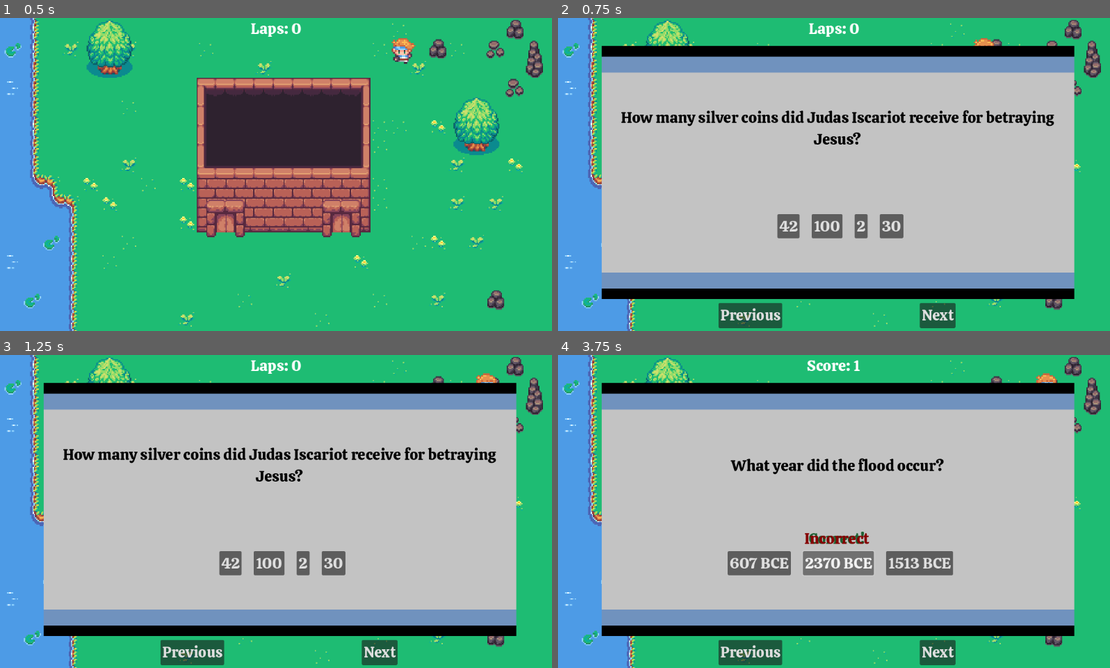
Above: before the commit, frames 1-4 (two rows, left to right).
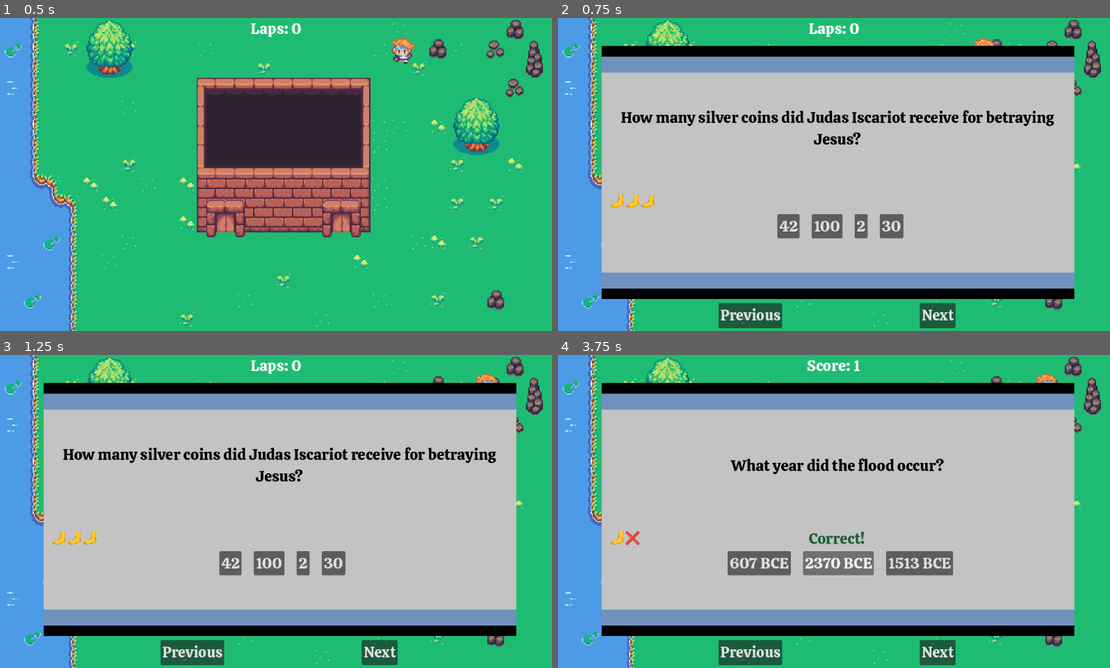
Above: after the commit, the same moments.

Repository: aalexander05/march-around-jericho
Game: Godot game, scene res://board.tscn
The game is run twice, just before and just after one commit, with the same random seed, the same clock (stepped at 60 frames per second) and the same inputs. The engine's default icon, where the game draws it, is replaced by a stand-in: a white triangle on a blue panel in a dark square.
Inputs:
- Up to frame 1 (0.5 s): no input
- Up to frame 2 (0.75 s): tap Enter at 0.5 s; hold Right (ui_right) from 0.53 s (still down); tap N at 0.6 s
- Up to frame 3 (1.25 s): keep holding Right (ui_right)
- Up to frame 4 (3.75 s): release Right (ui_right) at 1.25 s; click "Next" at 1.25 s; click "Next" at 2 s; click "607 BCE" at 2.75 s; click "2370 BCE" at 3.5 s

Frame 1 is identical in both runs. In frame 2, 0.2% of the frame differs, in the area x 9-18%, y 56-61%; in frame 3, 0.2%; in frame 4, 0.3%, in the area x 9-57%, y 56-61%.

Commit message:
improving answering

Diff:
--- a/GameManager.gd
+++ b/GameManager.gd
@@ -5,9 +5,14 @@
 signal correct_answer()
 signal incorrect_answer()
 signal clear_messages()
+signal set_possible_points(possible_points, original_max_possible_points)
 
+var current_question = {}
 var show_question = false
 var score = 0
+var steps_can_go_if_correct = 0 # set by each question's answer count
+var already_answered = false
+var submitted_answers = []
 
 
 # Called when the node enters the scene tree for the first time.
@@ -32,23 +37,52 @@
 
 
 func get_question():
+	already_answered = false
+	submitted_answers = []
 	clear_messages.emit()
-	var question = StaticData.getNextQuestion()
-	var new_text = question["Question"]
+	current_question = StaticData.getNextQuestion()
+
+	# set text
+	var new_text = current_question["Question"]
 	new_text += "\n"
-	new_text += question["Correct Answer"]
+	new_text += current_question["Correct Answer"]
 	new_text += "\n"
-	for a in question["Other Multiple Choice Answers"]:
+	for a in current_question["Other Multiple Choice Answers"]:
 		new_text += a
 		new_text += "\n"
+
+	# set potential points scoring
+	steps_can_go_if_correct	= len(current_question["Other Multiple Choice Answers"])
+	set_possible_points.emit(steps_can_go_if_correct, len(current_question["Other Multiple Choice Answers"]))
+
+	# emit signals
 	change_question_text.emit(new_text)
-	change_question.emit(question)
+	change_question.emit(current_question)
 
 func check_question(text):
+
+	if already_answered:
+		# don't award points or anything. just leave.
+		# (they already answered the question)
+		return
+
 	if text == StaticData.currentQuestion["Correct Answer"]:
-		score += 1
+		already_answered = true;
+		score += steps_can_go_if_correct
 		correct_answer.emit()
 		# get_question();
 		$"../HUD".set_score(score)
 	else:
+		for a in submitted_answers:
+			if a == text:
+				return
+
+		submitted_answers.push_back(text)
+
+
+
+		if steps_can_go_if_correct > 0:
+			steps_can_go_if_correct -= 1
+			set_possible_points.emit(steps_can_go_if_correct, len(current_question["Other Multiple Choice Answers"]))
+
 		incorrect_answer.emit()
--- /dev/null
+++ b/PossiblePoints.gd
@@ -0,0 +1,11 @@
+extends Label
+
+
+# Called when the node enters the scene tree for the first time.
+func _ready():
+	pass # Replace with function body.
+
+
+# Called every frame. 'delta' is the elapsed time since the previous frame.
+func _process(delta):
+	pass
--- a/board.tscn
+++ b/board.tscn
@@ -551,3 +551,4 @@
 [connection signal="clear_messages" from="GameManager" to="CanvasLayer" method="_on_game_manager_clear_messages"]
 [connection signal="correct_answer" from="GameManager" to="CanvasLayer" method="_on_game_manager_correct_answer"]
 [connection signal="incorrect_answer" from="GameManager" to="CanvasLayer" method="_on_game_manager_incorrect_answer"]
+[connection signal="set_possible_points" from="GameManager" to="CanvasLayer" method="_on_game_manager_set_possible_points"]
--- a/data.json
+++ b/data.json
@@ -447,7 +447,7 @@
 	"Refernece": "Gen 3:24"
   },
   "48": {
-	"Question": "How many angles did Jehovah send to warn Lot to leave Sodom?",
+	"Question": "How many angels did Jehovah send to warn Lot to leave Sodom?",
 	"Other Multiple Choice Answers": [
 	  "1",
 	  "4",
--- a/ui.gd
+++ b/ui.gd
@@ -66,9 +66,25 @@
 
 
 func _on_game_manager_correct_answer():
+
+	# in case the player quickly clicks the right answer
+	# right after the clicked the wrong answer
+	# so we won't have both messages displaying  >_<
+	$MarginContainer/NinePatchRect/IncorrectMessage.hide()
+
 	$MarginContainer/NinePatchRect/CorrectMessage.show()
 
 
 func _on_game_manager_clear_messages():
 	$MarginContainer/NinePatchRect/IncorrectMessage.hide()
 	$MarginContainer/NinePatchRect/CorrectMessage.hide()
+
+
+func _on_game_manager_set_possible_points(possible_points, original_max_possible_points):
+	var new_possible_points_text = ""
+	for p in range(possible_points):
+		new_possible_points_text += "🦶"
+
+	for p in range(original_max_possible_points - possible_points):
+		new_possible_points_text += "❌"
+	$MarginContainer/NinePatchRect/PossiblePoints.text = new_possible_points_text
--- a/ui.tscn
+++ b/ui.tscn
@@ -6,6 +6,7 @@
 [ext_resource type="Script" path="res://QuestionDisplay.gd" id="3_44xqu"]
 [ext_resource type="Script" path="res://answer_button.gd" id="5_128xi"]
 [ext_resource type="Script" path="res://Next.gd" id="6_42io6"]
+[ext_resource type="Script" path="res://PossiblePoints.gd" id="6_523ou"]
 
 [node name="CanvasLayer" type="CanvasLayer"]
 
@@ -82,8 +83,8 @@
 script = ExtResource("5_128xi")
 
 [node name="CorrectMessage" type="Label" parent="MarginContainer/NinePatchRect"]
-visible = false
 custom_minimum_size = Vector2(0.615, 0)
+layout_mode = 0
 offset_left = 8.0
 offset_top = 301.0
 offset_right = 967.0
@@ -99,6 +100,7 @@
 [node name="IncorrectMessage" type="Label" parent="MarginContainer/NinePatchRect"]
 visible = false
 custom_minimum_size = Vector2(0.615, 0)
+layout_mode = 0
 offset_left = 8.0
 offset_top = 301.0
 offset_right = 967.0
@@ -110,6 +112,21 @@
 horizontal_alignment = 1
 vertical_alignment = 1
 autowrap_mode = 2
+
+[node name="PossiblePoints" type="Label" parent="MarginContainer/NinePatchRect"]
+custom_minimum_size = Vector2(0.615, 0)
+layout_mode = 2
+offset_left = 16.0
+offset_top = 301.0
+offset_right = 366.0
+offset_bottom = 343.0
+theme_override_colors/font_color = Color(0, 0, 0, 1)
+theme_override_fonts/font = ExtResource("3_4mbla")
+theme_override_font_sizes/font_size = 32
+text = "Possible Points"
+vertical_alignment = 1
+autowrap_mode = 2
+script = ExtResource("6_523ou")
 
 [node name="MenuControls" type="MarginContainer" parent="."]
 offset_left = 100.0
Not shown: 1 places in ui.tscn that only renumber resources
